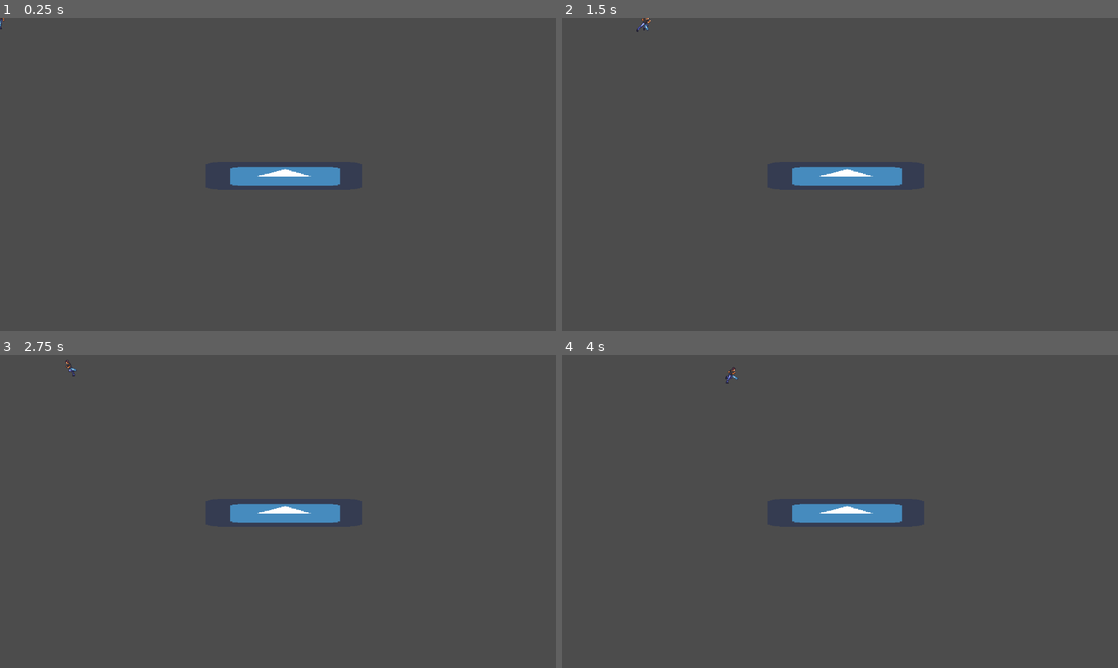
Above: before the commit, frames 1-4 (two rows, left to right).
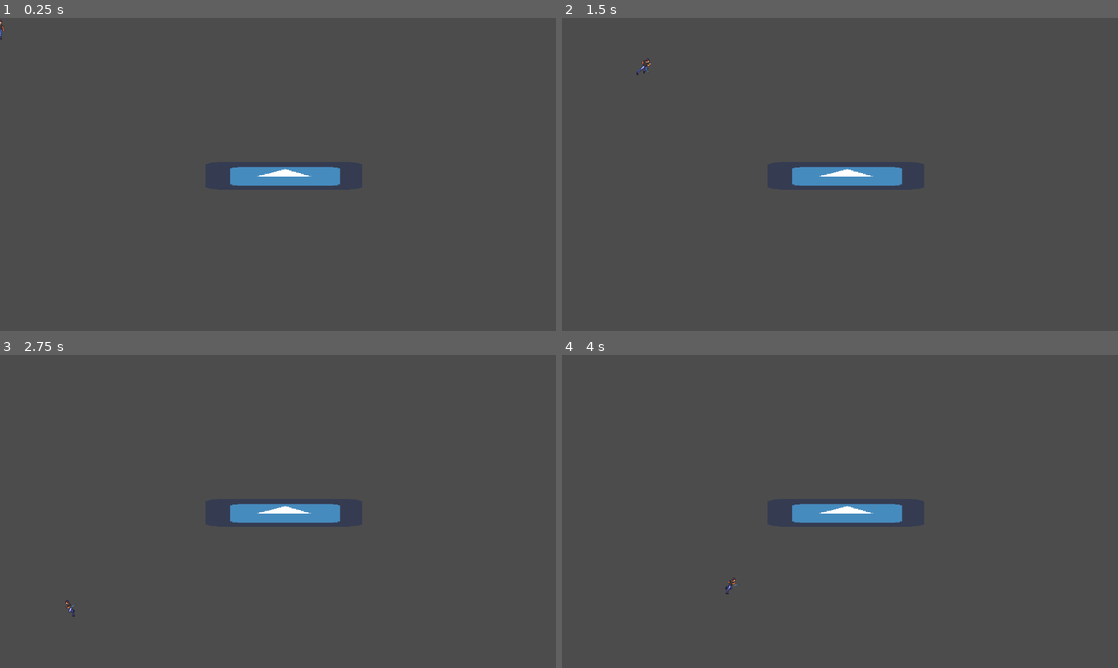
Above: after the commit, the same moments.

Repository: m-a-t-h-e-u-s/Reposit-rio
Game: Godot game, scene res://scenes/runner/Game.tscn
Two runs of this game, one before a commit and one after it. Both use one fixed random seed, a clock stepped at 60 frames per second and the inputs below. The engine's default icon, where the game draws it, is replaced by a stand-in: a white triangle on a blue panel in a dark square.
Inputs (mouse positions are in pixels of both pictures, inside the frame that each line leads up to):
- Up to frame 1 (0.25 s): no input
- Up to frame 2 (1.5 s): tap Enter at 0.5 s; move the mouse to (962, 158) at 0.52 s; hold Up (ui_up) 0.53-1.28 s; hold Right (ui_right) from 0.53 s (still down); click (962, 158) at 0.67 s; move the mouse to (728, 190) at 1.27 s; tap Up (ui_up) at 1.35 s; click (728, 190) at 1.42 s
- Up to frame 3 (2.75 s): tap Up (ui_up) at 1.52, 1.82 s; move the mouse to (333, 442) at 2.02 s; release Right (ui_right) at 2.03 s; hold Left (ui_left) from 2.03 s (still down); hold Up (ui_up) from 2.03 s (still down); click (333, 442) at 2.17 s
- Up to frame 4 (4 s): move the mouse to (812, 574) at 2.77 s; release Left (ui_left) at 2.78 s; release Up (ui_up) at 2.78 s; hold Right (ui_right) from 2.78 s (still down); tap Up (ui_up) at 2.85, 3.02, 3.32 s; click (812, 574) at 2.92 s; tap Space at 3.5 s; move the mouse to (1006, 558) at 3.52 s; hold Up (ui_up) from 3.53 s (still down); click (1006, 558) at 3.67 s

The runs differ from the first frame. In frame 1, less than 0.1% of the frame differs, in the area x 0-1%, y 0-7%; in frame 2, less than 0.1%, in the area x 13-16%, y 0-19%; in frame 3, less than 0.1%; in frame 4, less than 0.1%.

Commit message:
Add files via upload

Diff:
--- a/Corona-Game-master/scenes/runner/Player.tscn
+++ b/Corona-Game-master/scenes/runner/Player.tscn
@@ -24,6 +24,11 @@
 "name": "Rasteira",
 "speed": 5.0
 }, {
+"frames": [ ExtResource( 3 ) ],
+"loop": true,
+"name": "Idle",
+"speed": 5.0
+}, {
 "frames": [ ExtResource( 10 ), ExtResource( 9 ), ExtResource( 5 ), ExtResource( 12 ), ExtResource( 1 ), ExtResource( 6 ), ExtResource( 4 ), ExtResource( 11 ) ],
 "loop": true,
 "name": "Run",
@@ -32,11 +37,6 @@
 "frames": [ ExtResource( 7 ) ],
 "loop": true,
 "name": "Abaixado",
-"speed": 5.0
-}, {
-"frames": [ ExtResource( 3 ) ],
-"loop": true,
-"name": "Idle",
 "speed": 5.0
 } ]
 
@@ -54,7 +54,8 @@
 
 [node name="AnimatedSprite2" type="AnimatedSprite" parent="."]
 frames = SubResource( 2 )
-animation = "Abaixado"
+animation = "Run"
+frame = 5
 
 [node name="Gancho" type="Area2D" parent="."]
 
@@ -62,6 +63,6 @@
 shape = SubResource( 3 )
 
 [node name="Sprite" type="Sprite" parent="Gancho/CollisionShape2D"]
-position = Vector2( 0, 9.0156 )
-scale = Vector2( 0.0829719, 0.276321 )
+position = Vector2( 0.0441949, 9.0598 )
+scale = Vector2( 0.0235861, 0.27494 )
 texture = ExtResource( 13 )
--- a/Corona-Game-master/scripts/runner/Player.gd
+++ b/Corona-Game-master/scripts/runner/Player.gd
@@ -15,7 +15,6 @@
 var Posi_Esquerdo = Vector2()
 var Posi_Direito = Vector2()
 var Posi_rel = Vector2()
-var colisao = Vector2()
 # Called when the node enters the scene tree for the first time.
 func _ready():
 	pass
@@ -37,17 +36,6 @@
 				$Gancho.rotation_degrees = -90 + atan((Posi_rel[1] / Posi_rel[0])) * 180 / PI
 			else:
 				$Gancho.rotation_degrees = 90 + atan((Posi_rel[1] / Posi_rel[0])) * 180 / PI
-
-
-		if (event.button_index == BUTTON_RIGHT) and (event.pressed):
-			Posi_Direito = event.position
-			Posi_rel = Posi_Direito - Posi_player
-			norma = sqrt((Posi_rel[0] * Posi_rel[0]) + (Posi_rel[1] * Posi_rel[1]))
-			if (norma > 50) and (norma < 400):
-				velocity.x = 400 * Posi_rel[0]/norma
-				velocity.y = 400 * Posi_rel[1]/norma
-				hooking = true
-
 	else:
 		shot = false
 		hooking = false
@@ -59,7 +47,6 @@
 		if len($Gancho.get_overlapping_bodies()) == 1:
 			$Gancho/CollisionShape2D.scale.y += 1
 		else:
-			colisao = $Gancho.get_position
 			shot = false
 			hooking = true
 
@@ -70,7 +57,6 @@
 			Posi_Esquerdo = Vector2()
 			if $Gancho/CollisionShape2D.scale.y > 1:
 				$Gancho/CollisionShape2D.scale.y = $Gancho/CollisionShape2D.scale.y * 0.5
-#			$Gancho/CollisionShape2D.scale.y = 1
 		if (rasteira == false):
 			velocity.x = 0
 		else:
@@ -86,19 +72,13 @@
 		velocity.y = 400 * Posi_rel[1]
 		if $Gancho/CollisionShape2D.scale.y > 1:
 			$Gancho/CollisionShape2D.scale.y -= 0.4 #0 * atan((Posi_rel[1] / Posi_rel[0]))
-
-	var Posi_player = get("position")
-	var Posi_rel_D = Posi_Direito - Posi_player
-	var Posi_rel_E = colisao
-	var norma_D = sqrt((Posi_rel_D[0] * Posi_rel_D[0]) + (Posi_rel_D[1] * Posi_rel_D[1]))
-	var norma_E = sqrt((Posi_rel_E[0] * Posi_rel_E[0]) + (Posi_rel_E[1] * Posi_rel_E[1]))
-	if(norma_D < 50) or (norma_E < 50):
-		velocity.y = 0
-		velocity.x = 0
-		$Gancho/CollisionShape2D.scale.y = 1
-
+		else:
+			velocity.y = 0
+			velocity.x = 0
+			$Gancho/CollisionShape2D.scale.y = 1
 
 	if (Input.is_action_pressed("ui_up")) and (jumping == false):
+		shot = false
 		hooking = false
 		jumping = true
 		velocity.y = jump_speed
@@ -109,35 +89,54 @@
 		friction = 0
 	if (Input.is_action_pressed("ui_left")):
 		hooking = false
+		shot = false
 		if (rasteira == false) and (lowered == false):
 			velocity.x -= run_speed
 			$AnimatedSprite2.flip_h = true
+			$Collision.scale.y = 0.9
 			$AnimatedSprite2.play("Run")
 		if (Input.is_action_pressed("ui_down")):
 			rasteira = true
+			$Collision.position.y = 11
+			$Collision.scale.y = 0.4
 			$AnimatedSprite2.play("Rasteira")
 			if (velocity.x > -50):
 				rasteira = false
 				lowered = true
+				$Collision.position.y = 5
+				$Collision.scale.x = 0.8
+				$Collision.scale.y = 0.7
 				$AnimatedSprite2.play("Abaixado")
 	elif (Input.is_action_pressed("ui_right")):
+		shot = false
 		hooking = false
 		if (rasteira == false) and (lowered == false):
 			velocity.x += run_speed
 			$AnimatedSprite2.flip_h = false
+			$Collision.scale.y = 0.9
 			$AnimatedSprite2.play("Run")
 		if (Input.is_action_pressed("ui_down")):
 			rasteira = true
+			$Collision.position.y = 11
+			$Collision.scale.y = 0.4
 			$AnimatedSprite2.play("Rasteira")
 			if (velocity.x < 50):
 				rasteira = false
 				lowered = true
+				$Collision.position.y = 5
+				$Collision.scale.x = 0.8
+				$Collision.scale.y = 0.7
 				$AnimatedSprite2.play("Abaixado")
 	elif (Input.is_action_pressed("ui_down")):
 		lowered = true
 		rasteira = false
+		shot = false
+		$Collision.position.y = 5
+		$Collision.scale.x = 0.8
+		$Collision.scale.y = 0.7
 		$AnimatedSprite2.play("Abaixado")
 	else:
+		$Collision.scale.x = 0.6
 		$AnimatedSprite2.play("Idle")
 		rasteira = false
 		lowered = false
